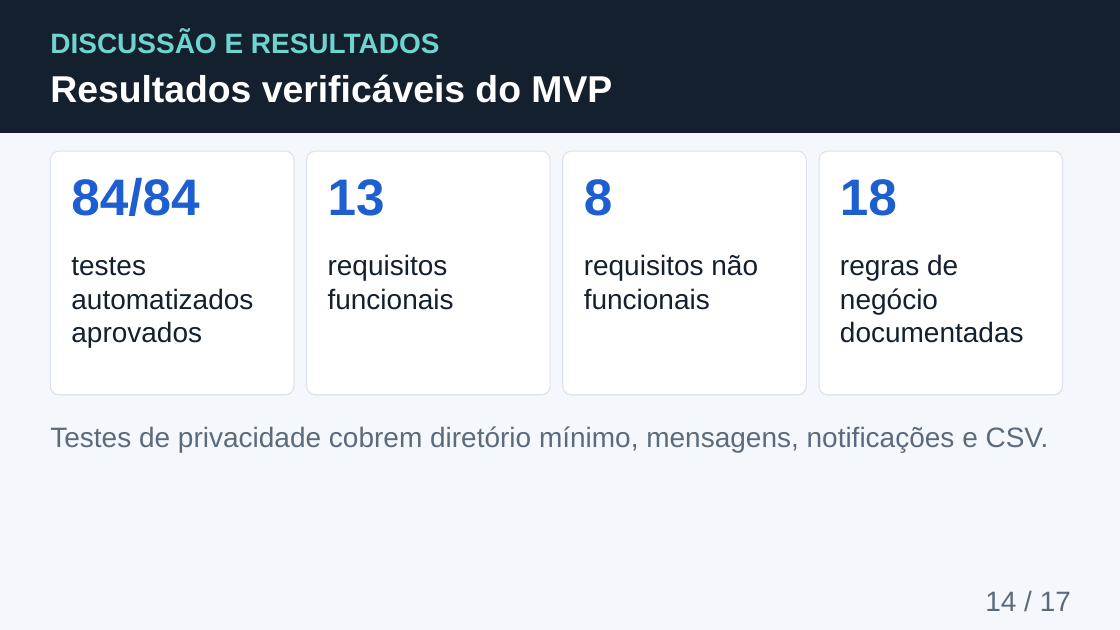
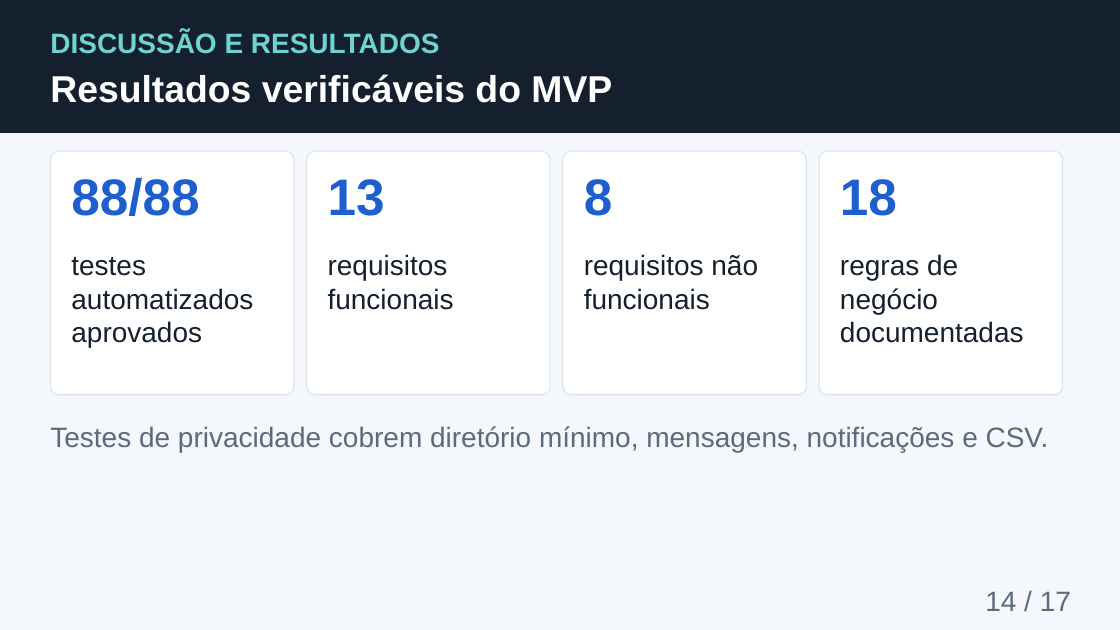
Before and after one commit to richaferreira/Safe_Student, a slide deck: slide 14 of 08_Apresentacao_Final_Safe_Student.pptx. Drawn at 1120x630 pixels with LibreOffice and Linux fonts; fonts in the diff are those of the drawing; background and template pictures are left out. Boxes give left, top, right and bottom in pixels: in the first picture for what was removed or moved away, otherwise in the second. Text is boxed around its words. In the diff, an @@ line names an element or a change of style, - is before the commit and + after.

```diff
--- a/08_Apresentacao_Final_Safe_Student.pptx
+++ b/08_Apresentacao_Final_Safe_Student.pptx
@@ text at <box>71,177,199,216</box>: text changed @@
-84/84
+88/88
```
Also in this commit, not shown: 12 other files.
